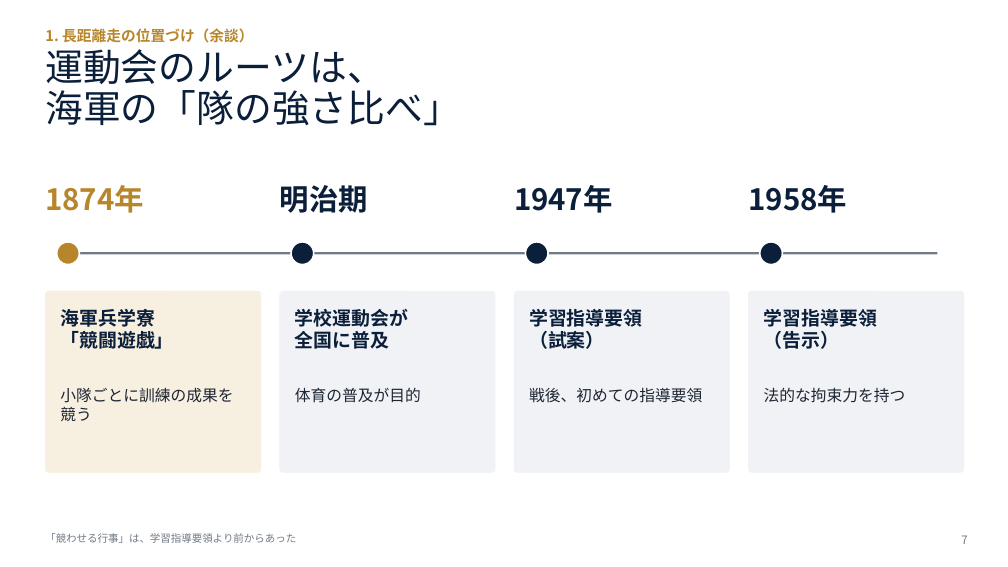
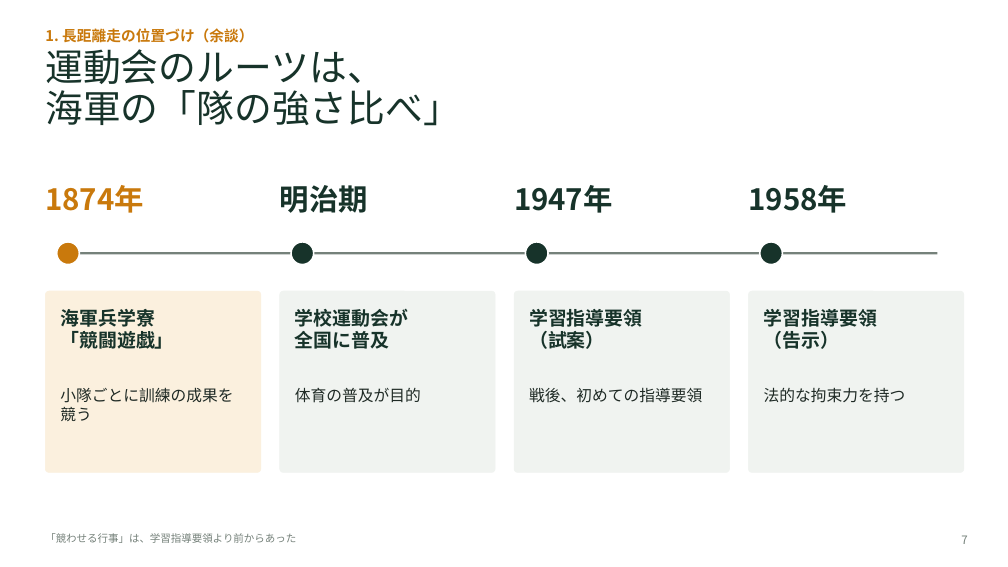
Before and after one commit to yokotaka21-cmyk/slide-longrun, a slide deck: slide 7 of マラソン大会に向けて_講義スライド.pptx. Drawn at 1008x567 pixels with LibreOffice and Linux fonts; fonts in the diff are those of the drawing. Boxes give left, top, right and bottom in pixels: in the first picture for what was removed or moved away, otherwise in the second. Text is boxed around its words. In the diff, an @@ line names an element or a change of style, - is before the commit and + after.

```diff
--- a/マラソン大会に向けて_講義スライド.pptx
+++ b/マラソン大会に向けて_講義スライド.pptx
@@ text "1. 長距離走の位置づけ（余談）" at <box>45,28,253,43</box>: text colour #B7862B to #C9790C @@
@@ text "1874年" at <box>45,185,144,213</box>: text colour #B7862B to #C9790C @@
@@ ellipse at <box>57,242,79,265</box>: fill #B7862B to #C9790C @@
@@ line (68, 253) - (938, 253): stroke #727A86 2 pt to #75817A 2 pt @@
@@ fill #0B1F3A to #17332A in 3 elements at <box>291,242,314,265</box>, <box>526,242,548,265</box>, <box>760,242,783,265</box> @@
@@ rounded rectangle at <box>45,291,261,473</box>: fill #F7EFDF to #FBF0DE; outline #F7EFDF 0.5 pt to #FBF0DE 0.5 pt @@
@@ fill #F0F2F5 to #F0F3F0; outline #F0F2F5 0.5 pt to #F0F3F0 0.5 pt in 3 elements at <box>280,291,495,473</box>, <box>514,291,730,473</box>, <box>749,291,964,473</box> @@
@@ text colour #0B1F3A to #17332A in 8 elements at <box>45,49,461,126</box>, <box>60,309,173,349</box>, <box>280,185,368,213</box>, <box>295,309,408,349</box>, <box>514,185,613,213</box>, <box>529,309,642,349</box>, <box>748,185,847,213</box>, <box>764,309,877,349</box> @@
```
Also in this commit, not shown: 31 other slides changed, 3 other files.
